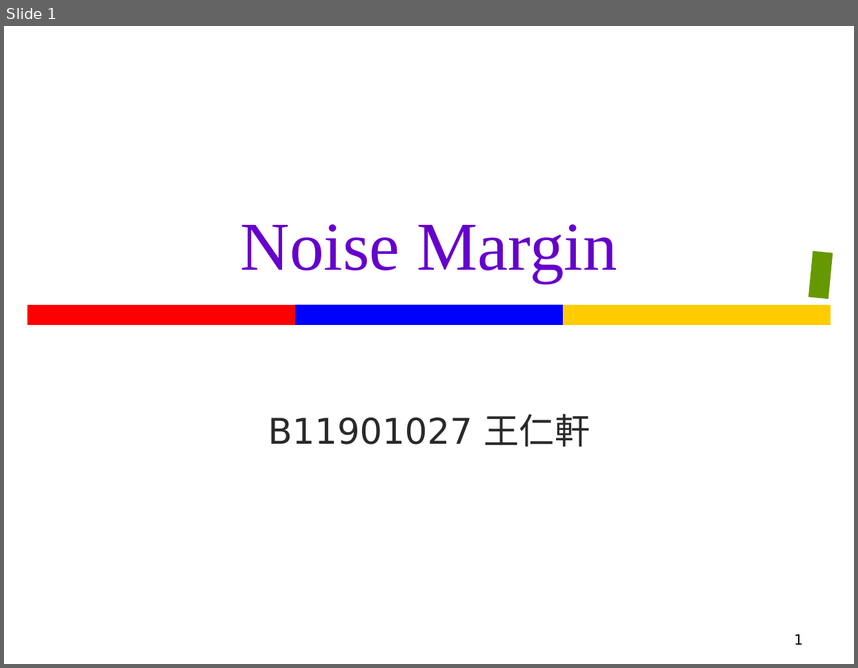
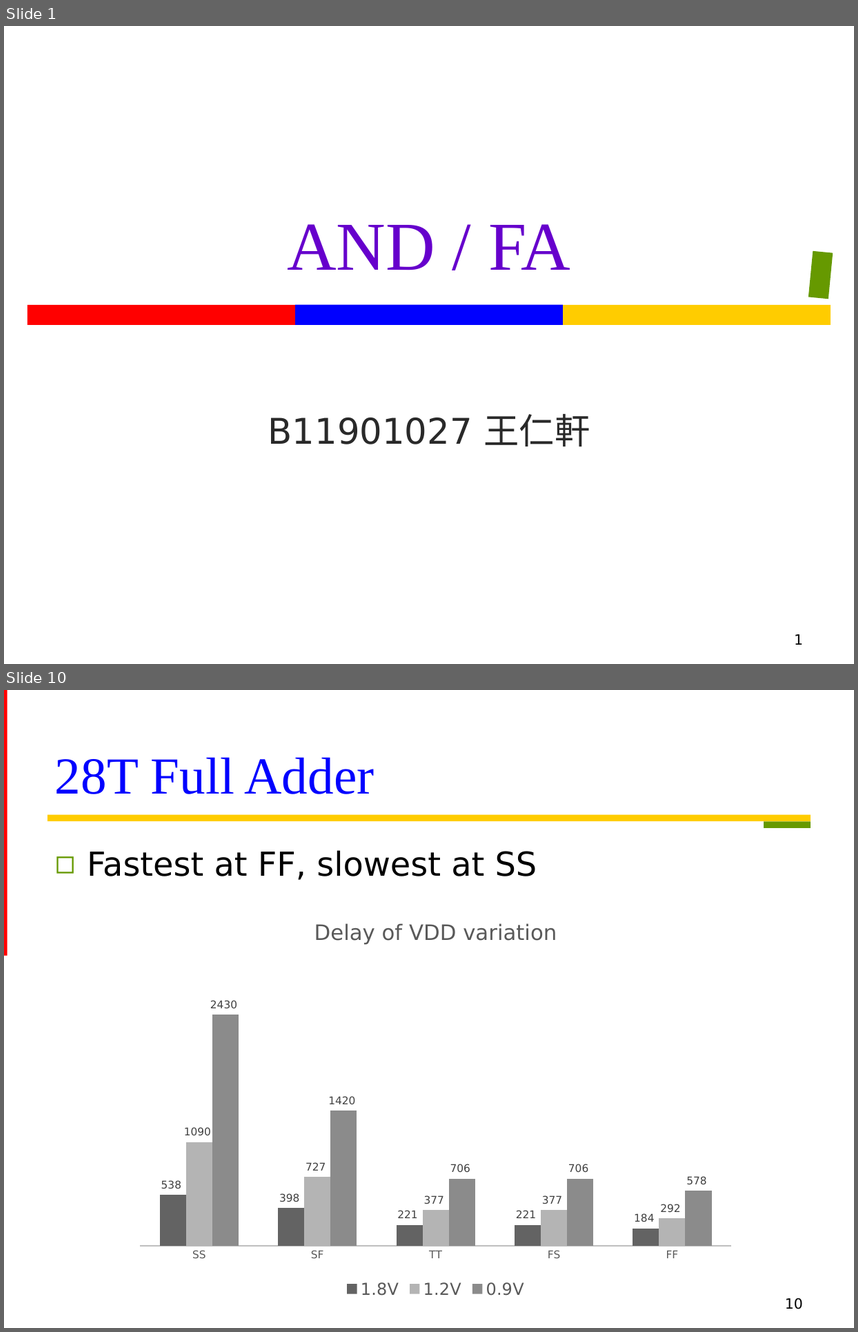
Before and after one commit to Oniontow/TTLiu_Project, a slide deck: andfa/FAND.pptx. Shown one above the other, each under a label of ours: slide 1 before the commit, slides 1 and 10 after it; the slides between them are not shown. The pictures are 858x668 and 858x1332 pixels, drawn with LibreOffice and Linux fonts; fonts in the diff are those of the drawing. Boxes give left, top, right and bottom in pixels: in the first picture for what was removed or moved away, otherwise in the second. Text is boxed around its words. In the diff, an @@ line names an element or a change of style, - is before the commit and + after.

```diff
--- a/andfa/FAND.pptx
+++ b/andfa/FAND.pptx
@@ slide 10 added at (4,690,854,1328), background #FFFFFF @@
@@ rectangle added at (4,690,7,956), fill #FF0000 @@
@@ title added at (55,757,375,794), 44 pt, text #0000FF @@
+28T Full Adder
@@ rectangle added at (47,815,811,822), fill #FFCC00 @@
@@ rectangle added at (764,822,811,829), fill #669900 @@
@@ text added at (87,850,537,880), 28 pt, text #000000 @@
+◻ Fastest at FF, slowest at SS
@@ column chart added at (128,902,744,1302) @@
+title "Delay of VDD variation "
+categories: SS, SF, TT, FS, FF
+1.8V: 538, 398, 221, 221, 184
+1.2V: 1090, 727, 377, 377, 292
+0.9V: 2430, 1420, 706, 706, 578
@@ page number added at (785,1297,803,1309), 12 pt, text #000000 @@
+10
@@ slide 1 changed as well @@
@@ title at (287,224,570,270): text changed @@
-Noise Margin
+AND / FA
```
Also in this commit, not shown: 1 other slide changed, 7 other slides added, 2 slides removed, 1 other file.
